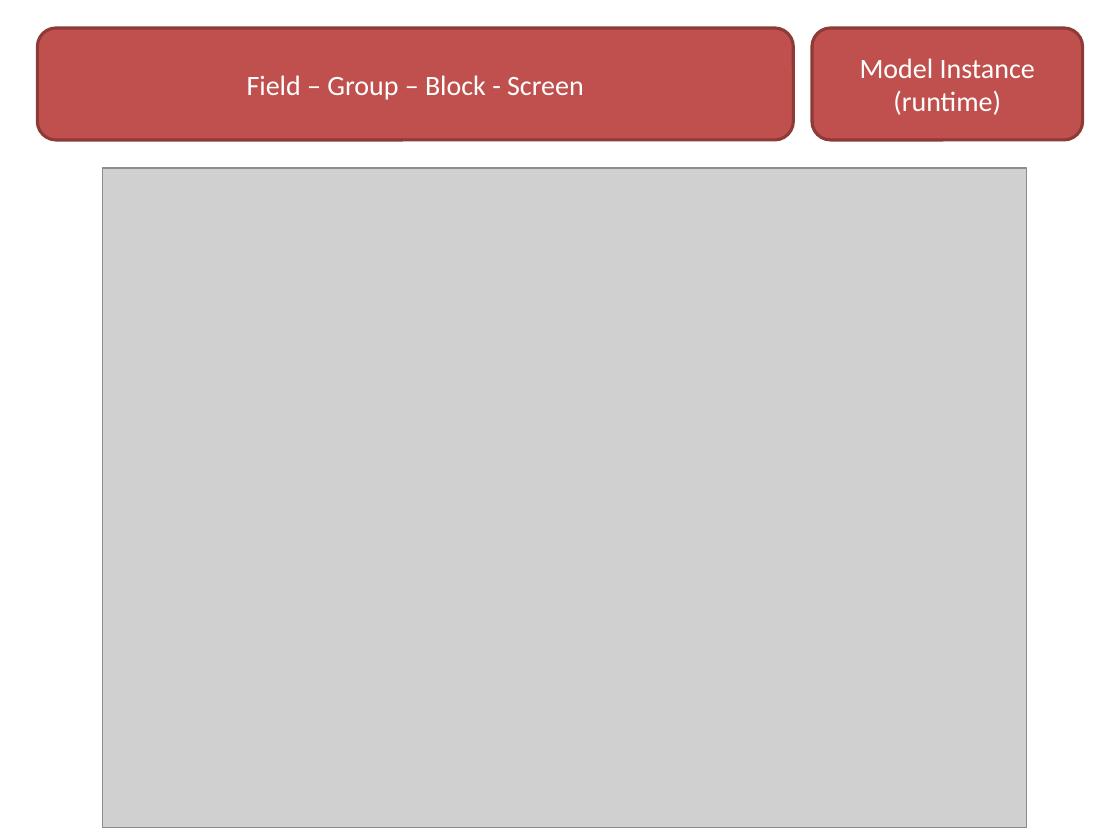
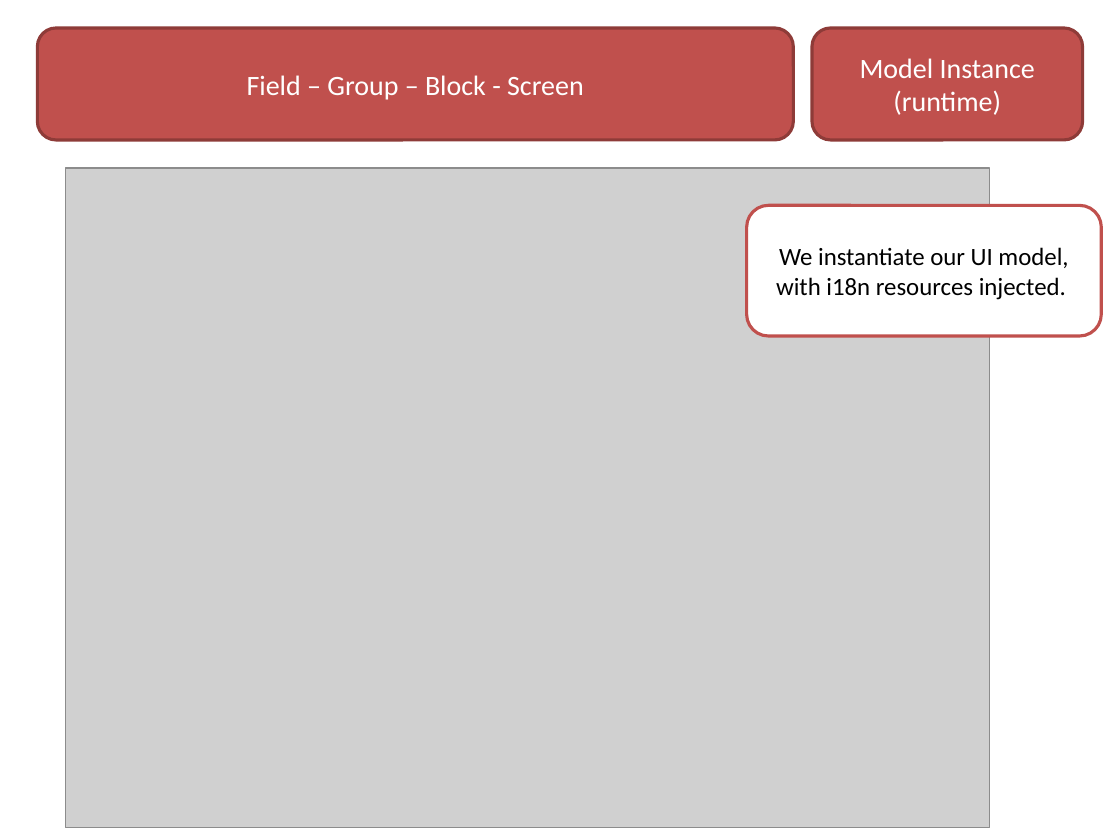
Before and after one commit to lesfurets/mdl4ui, a slide deck: slide 16 of mdl4ui-docs/mdl4ui_cg2013.pptx. Drawn at 1120x840 pixels with LibreOffice and Linux fonts; fonts in the diff are those of the drawing; grey boxes stand for pictures. Boxes give left, top, right and bottom in pixels: in the first picture for what was removed or moved away, otherwise in the second. Text is boxed around its words. In the diff, an @@ line names an element or a change of style, - is before the commit and + after.

```diff
--- a/mdl4ui-docs/mdl4ui_cg2013.pptx
+++ b/mdl4ui-docs/mdl4ui_cg2013.pptx
@@ picture moved from (x1=103, y1=168, x2=1027, y2=828) to (x1=65, y1=168, x2=989, y2=828) @@
@@ rounded rectangle added at (x1=747, y1=205, x2=1102, y2=336), fill #FFFFFF, outline #C0504D 2 pt, 16 pt, text #000000 @@
+We instantiate our UI model, with i18n resources injected.
```
Also in this commit, not shown: 8 other slides changed.
